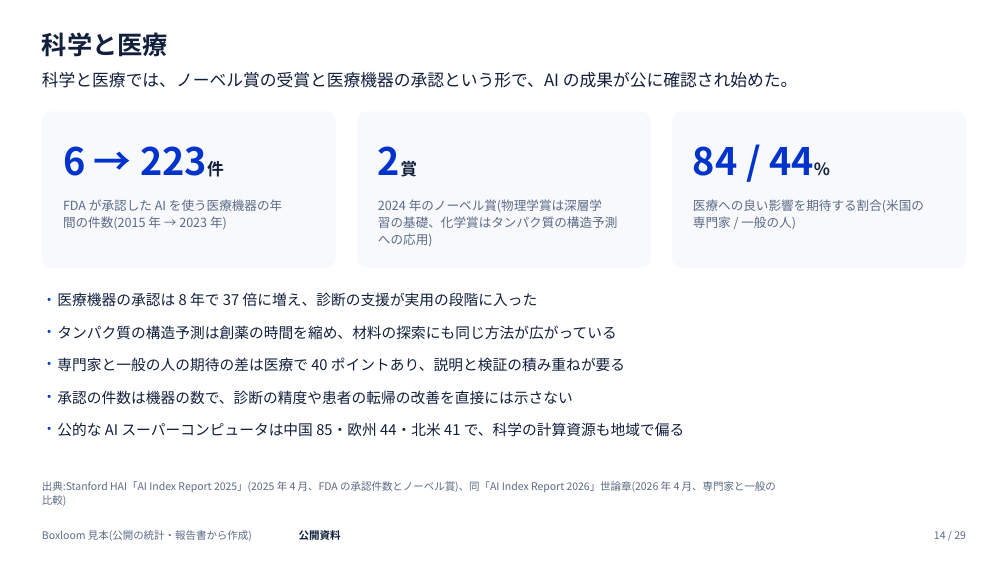
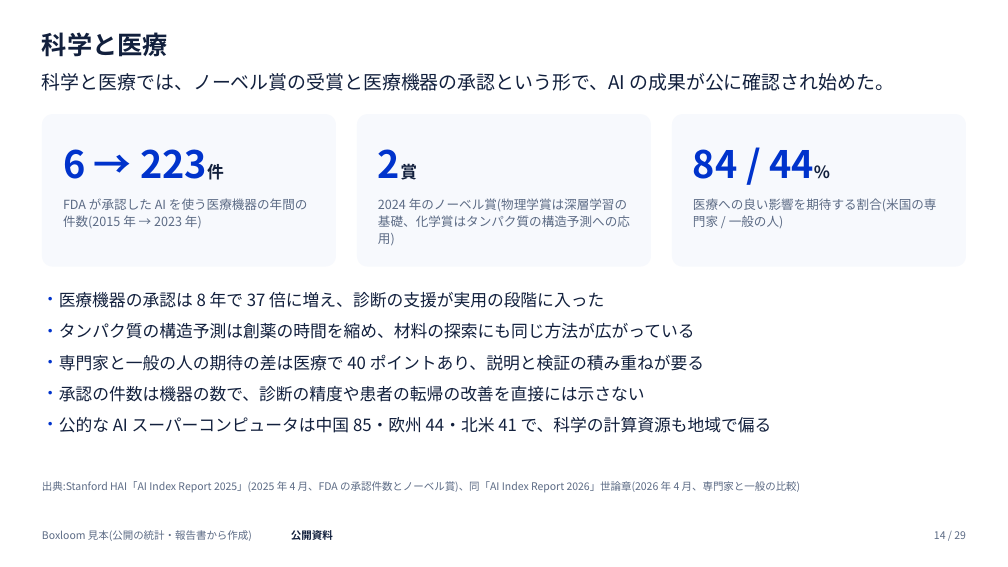
Before and after one commit to tjst-t/boxloom, a slide deck: slide 14 of boxloom/out/ai_society_light.pptx. Drawn at 1008x567 pixels with LibreOffice and Linux fonts; fonts in the diff are those of the drawing. Boxes give left, top, right and bottom in pixels: in the first picture for what was removed or moved away, otherwise in the second. Text is boxed around its words. In the diff, an @@ line names an element or a change of style, - is before the commit and + after.

```diff
--- a/boxloom/out/ai_society_light.pptx
+++ b/boxloom/out/ai_society_light.pptx
@@ text "科学と医療では、ノーベル賞の受賞と医療機器の承認という形で、AI の成果が公に確認され始めた。" at [42, 73, 894, 91]: size 16 to 18 pt; line spacing 21.6pt to 24.3pt @@
@@ proportions changed in 3 elements at [357, 114, 651, 267], [672, 114, 966, 267], [42, 114, 337, 267] @@
@@ text at [63, 198, 308, 229]: text changed @@
-FDA が承認した AI を使う医療機器の年
-間の件数(2015 年 → 2023 年)
+FDA が承認した AI を使う医療機器の年間の件数(2015 年 → 2023 年)
@@ text at [378, 198, 630, 246]: text changed @@
-2024 年のノーベル賞(物理学賞は深層学
-習の基礎、化学賞はタンパク質の構造予測
-への応用)
+2024 年のノーベル賞(物理学賞は深層学習の基礎、化学賞はタンパク質の構造予測への応用)
@@ text at [693, 198, 937, 228]: text changed @@
-医療への良い影響を期待する割合(米国の
-専門家 / 一般の人)
+医療への良い影響を期待する割合(米国の専門家 / 一般の人)
@@ text at [59, 292, 604, 308]: size 14 to 16 pt in "医療機器の承認は 8 年で 37 倍に増え、診断の支援が実用の段階に入った"; indent changed; line spacing 18.9pt to 21.6pt @@
@@ text removed at [57, 325, 616, 340] @@
-・ タンパク質の構造予測は創薬の時間を縮め、材料の探索にも同じ方法が広がっている
@@ text at [59, 323, 772, 433]: paragraphs added @@
+・ タンパク質の構造予測は創薬の時間を縮め、材料の探索にも同じ方法が広がっている
+・ 専門家と一般の人の期待の差は医療で 40 ポイントあり、説明と検証の積み重ねが要る
+・ 承認の件数は機器の数で、診断の精度や患者の転帰の改善を直接には示さない
+・ 公的な AI スーパーコンピュータは中国 85・欧州 44・北米 41 で、科学の計算資源も地域で偏る
@@ text removed at [57, 357, 625, 372] @@
-・ 専門家と一般の人の期待の差は医療で 40 ポイントあり、説明と検証の積み重ねが要る
@@ text removed at [57, 390, 572, 405] @@
-・ 承認の件数は機器の数で、診断の精度や患者の転帰の改善を直接には示さない
@@ text removed at [57, 422, 684, 437] @@
-・ 公的な AI スーパーコンピュータは中国 85・欧州 44・北米 41 で、科学の計算資源も地域で偏る
@@ text at [42, 481, 801, 493]: text changed @@
-出典:Stanford HAI「AI Index Report 2025」(2025 年 4 月、FDA の承認件数とノーベル賞)、同「AI Index Report 2026」世論章(2026 年 4 月、専門家と一般の
-比較)
+出典:Stanford HAI「AI Index Report 2025」(2025 年 4 月、FDA の承認件数とノーベル賞)、同「AI Index Report 2026」世論章(2026 年 4 月、専門家と一般の比較)
@@ text "公開資料" rewrapped from [299, 530, 341, 540] to [291, 528, 333, 542] @@
```
Also in this commit, not shown: 28 other slides changed, 32 other files.
